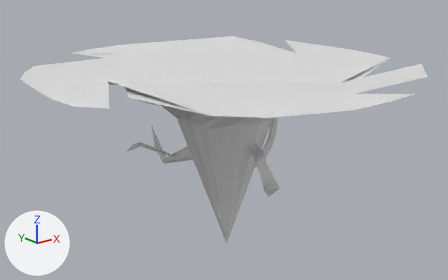
What one commit did to the Blender file Assets/AllPrefabs/portal/PoketPortal 1.blend.
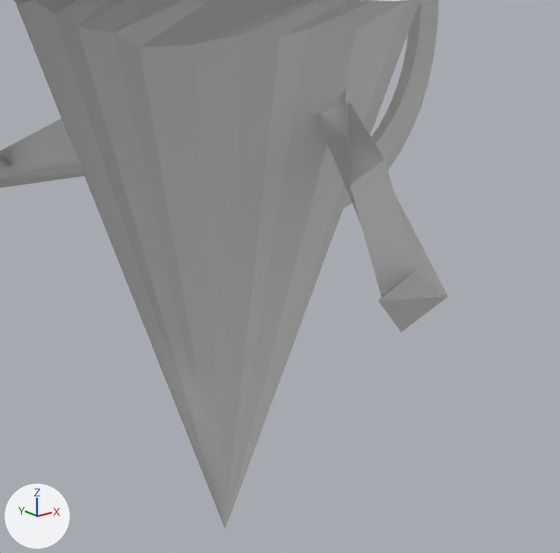
There are two pictures of each version: one whole from a 50 mm lens placed at (-7.73, -9.63, 3.72), pointed at (0.06, 0.11, -0.17), one close up on the part from 39% to 68% of the width and 42% to 89% of the height. The axes (+X, +Y, +Z) are drawn at lower left. The lights are the same throughout.

Before the edit, the objects in view are built like this:
```python
me_cone = bpy.data.meshes.new('Cone')
me_cone.from_pydata(...)  # 133 vertices, 133 faces; spans x -3.81..3.86, y -3.86..3.88, z -2.04..1.96
me_cone_002 = bpy.data.meshes.new('Cone.002')
me_cone_002.from_pydata(...)  # 13 vertices, 13 faces; spans x -5.23..1.65, y -3.02..1.61, z -5.02..3.12
me_torus = bpy.data.meshes.new('Torus')
me_torus.from_pydata(...)  # 240 vertices, 240 faces; spans x -1.11..1.11, y -1.11..1.11, z -0.1..0.1
ob_cone = bpy.data.objects.new('Cone', me_cone)
ob_cone.location = (0.0, 0.0, -0.562)
ob_cone.rotation_euler = (3.142, 0.0, 0.0)  # degrees (180, 0, 0)
ob_cone_001 = bpy.data.objects.new('Cone.001', me_cone_002)
ob_cone_001.location = (0.0, -1.378, -0.416)
ob_cone_001.rotation_euler = (2.097, 0.167, 0.189)  # degrees (120, 9.6, 11)
ob_cone_001.scale = (0.146, 0.146, 0.146)
ob_torus = bpy.data.objects.new('Torus', me_torus)
ob_torus.location = (0.579, 0.003, 0.237)
ob_torus.rotation_euler = (0.845, -0.935, 0.603)  # degrees (48, -54, 35)
ob_torus.scale = (1.02, 0.75, 0.721)
# also in view: 'Cube' at (-0.68, 0.87, -0.42)
```
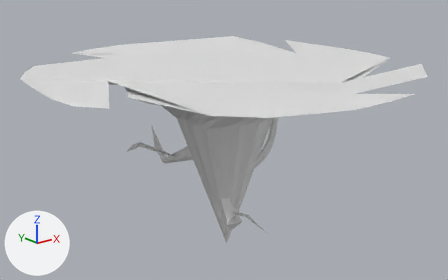
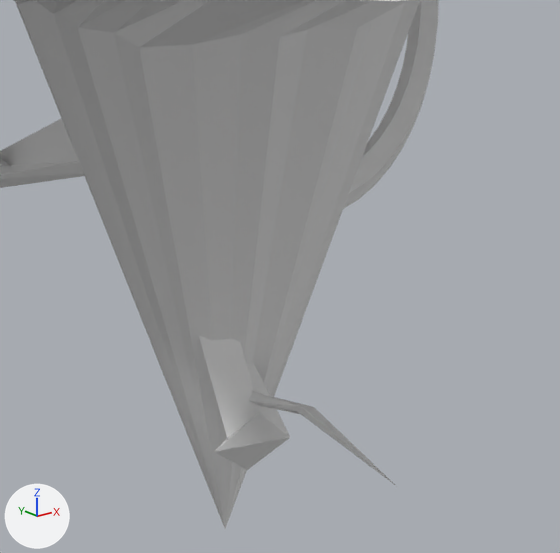
Diff of the bpy script that builds the scene:
```diff
--- a/Assets/AllPrefabs/portal/PoketPortal 1.blend.py
+++ b/Assets/AllPrefabs/portal/PoketPortal 1.blend.py
@@ me_cone_002 @@
 # used by ob_cone_001; location = (0.0, -1.378, -0.416); rotation_euler = (2.097, 0.167, 0.189), in degrees (120, 9.6, 11); scale = (0.146, 0.146, 0.146)
-me_cone_002.from_pydata(...)  # 13 vertices, 13 faces; spans x -5.23..1.65, y -3.02..1.61, z -5.02..3.12
+me_cone_002.from_pydata(...)  # 23 vertices, 13 faces; spans x -5.23..1.06, y -3.02..0.48, z -1.83..3.12
+# me_cone_002 part 1
+# 8 vertices are removed from x -1.0..1.65, y -1.0..1.61, z -5.02..-1.87
+# 9 faces are deleted
+# 18 vertices are added at x -1.0..1.02, y -1.46..0.34, z -1.83..-0.51
+# 9 new faces join them
@@ me_cone_001 @@
+me_cone_001.from_pydata([(-0.6, -1.5, 7.2), (0.1, -1.7, 8.4), (-0.7, -3.4, 8.1), (-1.6, -2.5, 7.2), (-3.6, 0.8, 28.9), (0.0, -1.3, -1.4), (0.4, -0.8, -0.7), (0.9, -0.4, -0.3), (0.7, -0.5, -0.2), (0.1, -1.2, -1.4), (0.1, -1.2, -1.4), (-0.1, 0.5, -0.2), (0.7, -0.4, -0.2), (0.8, -0.4, -0.3), (-1.1, -0.5, 0.0), (-1.0, -0.4, 0.1), (-0.3, 0.3, -0.1), (-0.9, -0.4, 0.1), (-0.8, -0.3, 0.3), (-1.0, -0.6, -0.2), (-0.6, -0.9, -0.7), (0.0, -1.2, -1.4)], [], [(4, 1, 0), (2, 1, 4), (8, 7, 1, 2, 5, 10, 9, 6), (2, 4, 3), (4, 0, 3), (0, 1, 7, 13, 12, 11), (3, 0, 11, 16, 18, 17, 15, 14), (21, 5, 2, 3, 14, 19, 20), (5, 21, 10), (15, 17, 18, 8, 6, 9, 10, 21, 20, 19, 14), (7, 8, 18, 16, 11, 12, 13)])
+for i in [8]: me_cone_001.polygons[i].material_index = 19696
@@ ob_cone_001 @@
 ob_cone_001 = bpy.data.objects.new('Cone.001', me_cone_002)
-ob_cone_001.location = (0.0, -1.378, -0.416)
+ob_cone_001.location = (-0.176, -0.472, -1.404)
 ob_cone_001.rotation_euler = (2.097, 0.167, 0.189)  # degrees (120, 9.6, 11)
@@ ob_cone_002 @@
+ob_cone_002 = bpy.data.objects.new('Cone.002', me_cone_001)
+ob_cone_002.location = (-0.176, -0.475, -1.563)
+ob_cone_002.rotation_euler = (-0.979, -1.333, 2.474)  # degrees (-56, -76, 142)
+ob_cone_002.scale = (0.0413, 0.0413, 0.0413)
```

Pixel boxes (x1, y1, x2, y2) of what changed, in the close-ups (560 x 553 px; the box of a moved part takes in the faces that stretch with it):
'Cone.001', reshaped, moved (31% narrower, 44% shorter)
    before: (315, 91, 448, 332)
    after: (199, 336, 290, 470)
'Cone.002', added
    after: (248, 390, 395, 485)
part 1 of me_cone_002, moved or reshaped
    before: (315, 91, 448, 296)
    after: (199, 336, 290, 438)
